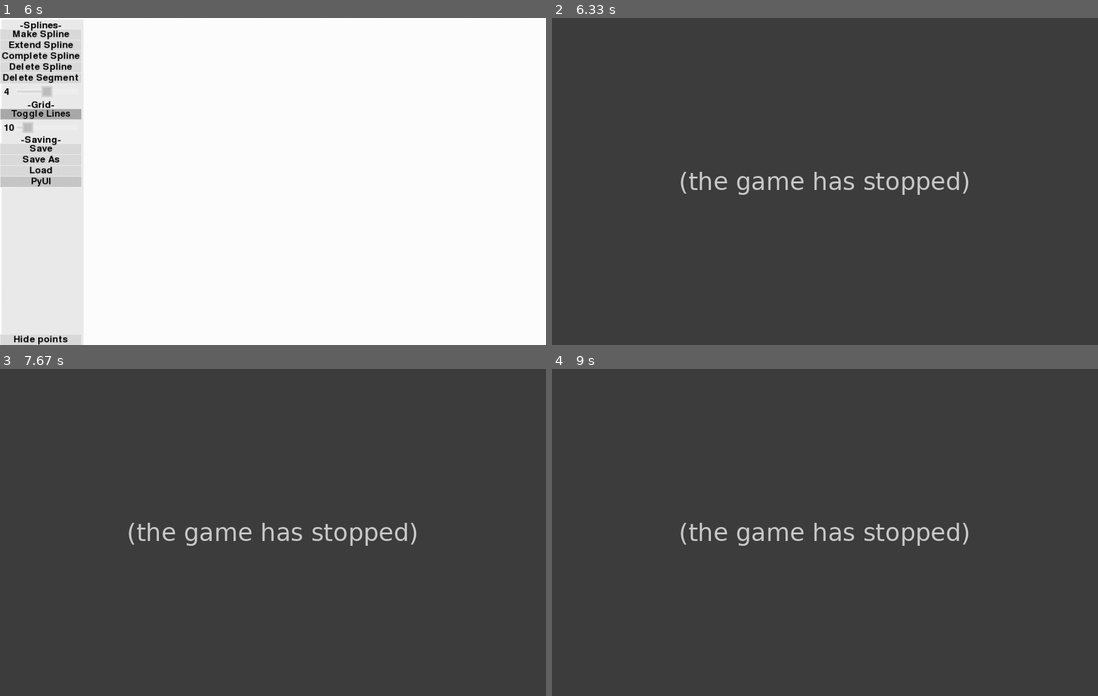
Above: before the commit, frames 1-4 (two rows, left to right).
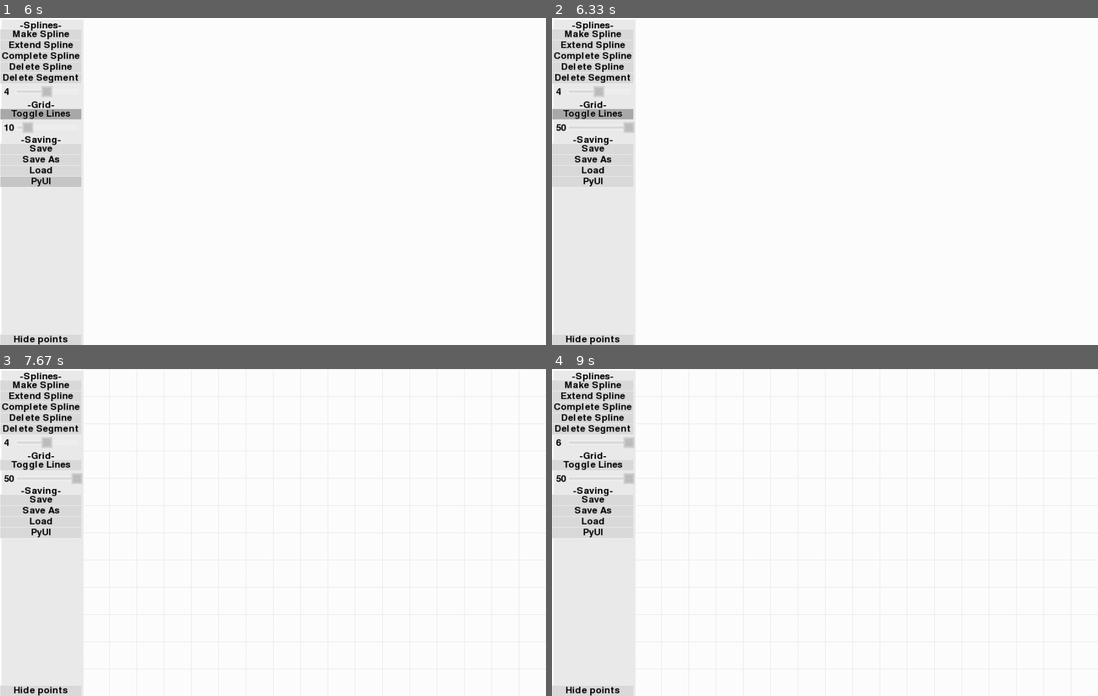
Above: after the commit, the same moments.

Repository: christianharris-3/PyUI
Game: pygame game, started from PyUI vector maker.py
Two runs of this game, one before a commit and one after it. Both use one fixed random seed, a clock stepped at 60 frames per second and the inputs below.
Inputs (mouse positions are in pixels of both pictures, inside the frame that each line leads up to):
- Up to frame 1 (6 s): click (38, 44) at 0.38 s; press the mouse at (103, 24) at 0.7 s; move the mouse to (218, 116) at 0.8 s; release the mouse at (338, 210) at 0.93 s; click (76, 171) at 1.05 s; press the mouse at (76, 171) at 1.37 s; move the mouse to (120, 148) at 1.47 s; release the mouse at (158, 129) at 1.6 s; press the mouse at (207, 207) at 1.7 s; move the mouse to (267, 227) at 1.8 s; release the mouse at (327, 250) at 1.93 s; tap Space at 2 s; press the mouse at (38, 67) at 2.37 s; move the mouse to (185, 76) at 2.47 s; release the mouse at (333, 86) at 2.6 s; press the mouse at (38, 112) at 2.7 s; move the mouse to (180, 155) at 2.8 s; release the mouse at (316, 201) at 2.93 s; press the mouse at (38, 171) at 3.03 s; move the mouse to (98, 191) at 3.13 s; release the mouse at (152, 214) at 3.27 s; press the mouse at (212, 207) at 3.37 s; move the mouse to (311, 148) at 3.47 s; release the mouse at (409, 89) at 3.6 s; tap Enter at 3.67 s; press the mouse at (38, 158) at 4.03 s; move the mouse to (207, 155) at 4.13 s; release the mouse at (371, 155) at 4.27 s; click (120, 279) at 4.38 s; press the mouse at (38, 158) at 4.7 s; move the mouse to (207, 116) at 4.8 s; release the mouse at (376, 73) at 4.93 s; press the mouse at (207, 207) at 5.03 s; move the mouse to (256, 148) at 5.13 s; release the mouse at (305, 89) at 5.27 s; press the mouse at (141, 279) at 5.37 s; move the mouse to (169, 292) at 5.47 s; release the mouse at (196, 305) at 5.6 s; click (43, 181) at 5.72 s
- Up to frame 2 (6.33 s): press the mouse at (579, 125) at 6.03 s; move the mouse to (612, 171) at 6.13 s; release the mouse at (650, 214) at 6.27 s
- Up to frame 3 (7.67 s): click (38, 408) at 6.38 s; press the mouse at (38, 408) at 6.7 s; move the mouse to (212, 489) at 6.8 s; release the mouse at (387, 571) at 6.93 s; tap Shift at 7 s; press the mouse at (38, 463) at 7.37 s; move the mouse to (98, 548) at 7.47 s; release the mouse at (158, 637) at 7.6 s
- Up to frame 4 (9 s): tap F11 at 7.67 s; press the mouse at (590, 463) at 8.03 s; move the mouse to (743, 525) at 8.13 s; release the mouse at (895, 584) at 8.27 s; press the mouse at (590, 463) at 8.37 s; move the mouse to (666, 535) at 8.47 s; release the mouse at (743, 604) at 8.6 s; press the mouse at (601, 440) at 8.7 s; move the mouse to (808, 509) at 8.8 s; release the mouse at (1016, 578) at 8.93 s

Frame 1 is identical in both runs. In frame 2, 100% of the frame differs, in the area x 0-100%, y 0-100%; in frame 3, 100%; in frame 4, 100%.
Error before the commit: AttributeError: 'TEXT' object has no attribute 'ontable' (PyUI.py line 2256); the game stopped at 6.03 s (later frames are placeholders)

Commit message:
Update PyUI.py
fixed crashes, object binding not yet fully implemented

Diff:
--- a/PyUI.py
+++ b/PyUI.py
@@ -351,9 +351,8 @@
         self.scale = scale
         self.dirscale = [self.screenw/self.basescreensize[0],self.screenh/self.basescreensize[1]]
         for a in self.items:
-            if not a.ontable:
-                a.refresh(self)
-                a.resetcords(self)
+            a.refresh(self)
+            a.resetcords(self)
 
     def getscreen(self):
         sc = pygame.display.get_surface()
@@ -1136,7 +1135,7 @@
         if menu:
             for a in self.items:
                 if ((a.menu == animateID) or (type(a) == WINDOWEDMENU and a.behindmenu == animateID)):
-                    if not(a.ontable or a.ontextbox or a.onslider):
+                    if not a.onitem:
                         self.makeanimation(a.ID,startpos,endpos,movetype,length,command,runcommandat,queued,False,relativemove,skiptoscreen,acceleration)
                         runcommandat = -2
         else:
@@ -1535,7 +1534,10 @@
         if y!='':
             self.y = y
             self.starty = (self.y*self.dirscale[1]+self.objanchor[1]*self.scale-self.anchor[1])/self.scale
-
+    def binditem(self,item):
+        self.bounditems.append(item)
+        item.onitem = True
+        item.master = self
     def autoscale(self,_):
         pass
     def child_gentext(self,_):
@@ -2253,8 +2255,7 @@
         self.refreshscale(ui)
         self.gentext(ui)
         self.autoscale(ui)
-        if not self.ontable:
-            self.refreshcords(ui)
+        self.refreshcords(ui)
         self.refreshglow(ui)
 
 class SCROLLER(GUI_ITEM):
@@ -2317,6 +2318,21 @@
         self.slidercenter = (self.x+self.border+(self.width-self.border*2)*(self.slider/(self.maxp-self.minp)),self.y+self.height/2)
         self.innerrect = pygame.Rect(self.slidercenter[0]-self.slidersize/2+self.border,self.slidercenter[1]-self.slidersize/2+self.border,self.slidersize-self.border*2,self.slidersize-self.border*2)
         self.refreshbutton(ui)
+##    def resetbutton(self,ui):
+##        try:
+##            self.bounditems.remove(self.button)
+##            ui.delete(self.button.ID,False)
+##        except:
+##            pass
+##        if type(self.data) == BUTTON: self.button = self.data
+##        else:
+##            self.button = ui.makebutton(0,0,self.text,self.textsize,self.command,self.menu,self.ID+'button',self.layer+0.01,self.roundedcorners,self.menuexceptions,width=self.slidersize,height=self.slidersize,img=self.img,dragable=self.dragable,
+##                                        clickdownsize=int(self.slidersize/15),col=shiftcolor(self.col,-30),runcommandat=self.runcommandat)
+##
+##        if self.direction == 'vertical': self.button.startobjanchor = [self.button.width/2,self.button.height/2]
+##        else: self.button.startobjanchor = ['w/2','h/2']
+##        self.binditem(self.button)
+
     def resetbutton(self,ui):
         try:
             ui.delete(self.button.ID,False)
@@ -2330,6 +2346,7 @@
         self.button.onsliderbox = True
         self.button.layer = self.layer+0.1
         self.refreshbutton(ui)
+
     def refreshbuttoncords(self,ui):
         offset = 0
         if self.containedslider: offset = self.button.width/2
@@ -2348,6 +2365,7 @@
         self.button.resetcords(ui,False)
         self.button.refreshcords(ui)
         self.button.onslider=True
+
     def refreshbutton(self,ui):
         self.refreshscale(ui)
         self.button.startanchor = [self.x*self.dirscale[0],self.y*self.dirscale[1]+self.height/2*self.scale]
@@ -2378,6 +2396,7 @@
             self.slider = self.maxp
         elif self.slider<self.minp:
             self.slider = self.minp
+
         self.refreshbuttoncords(ui)
 
     def draw(self,screen,ui):
